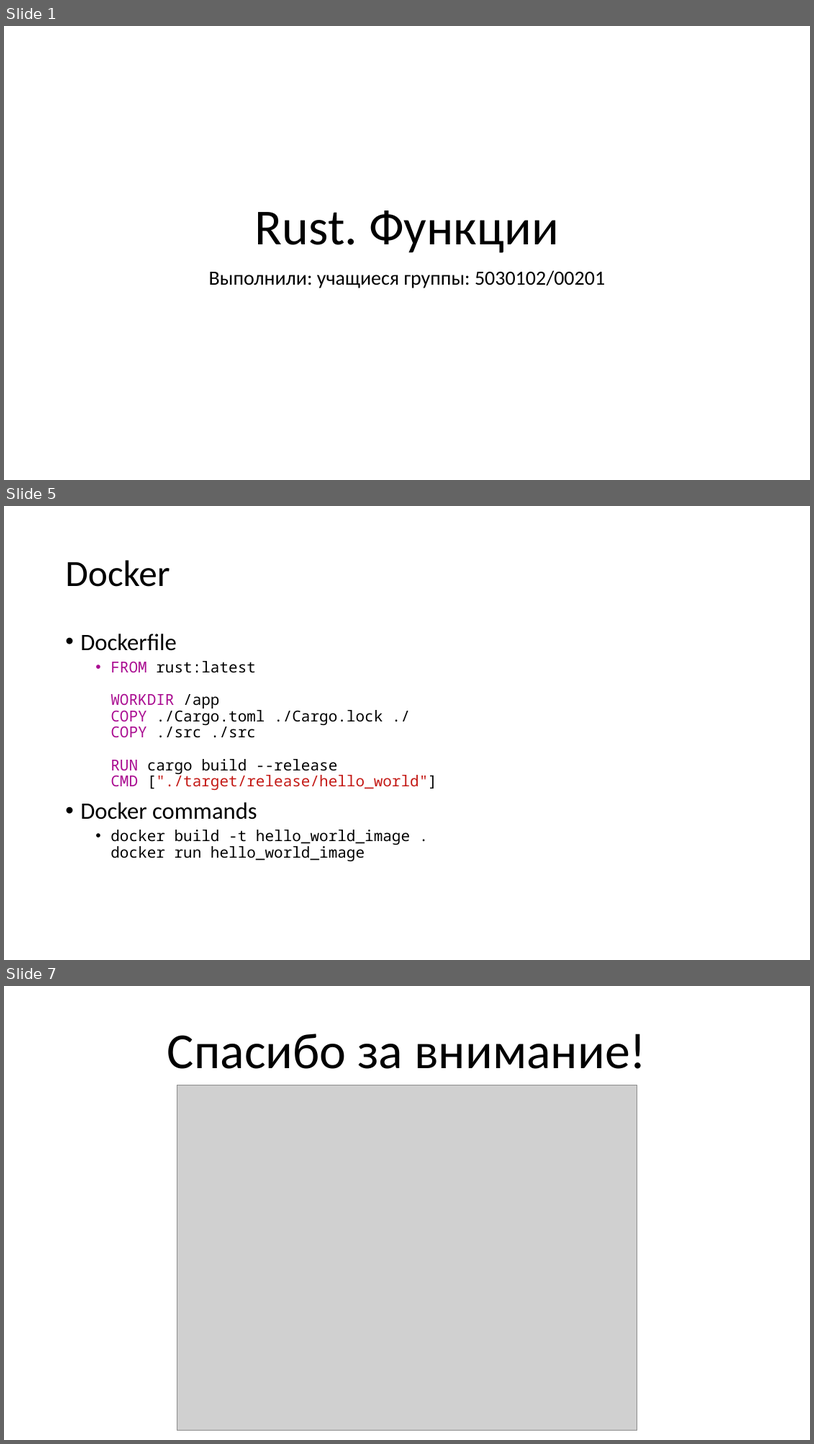
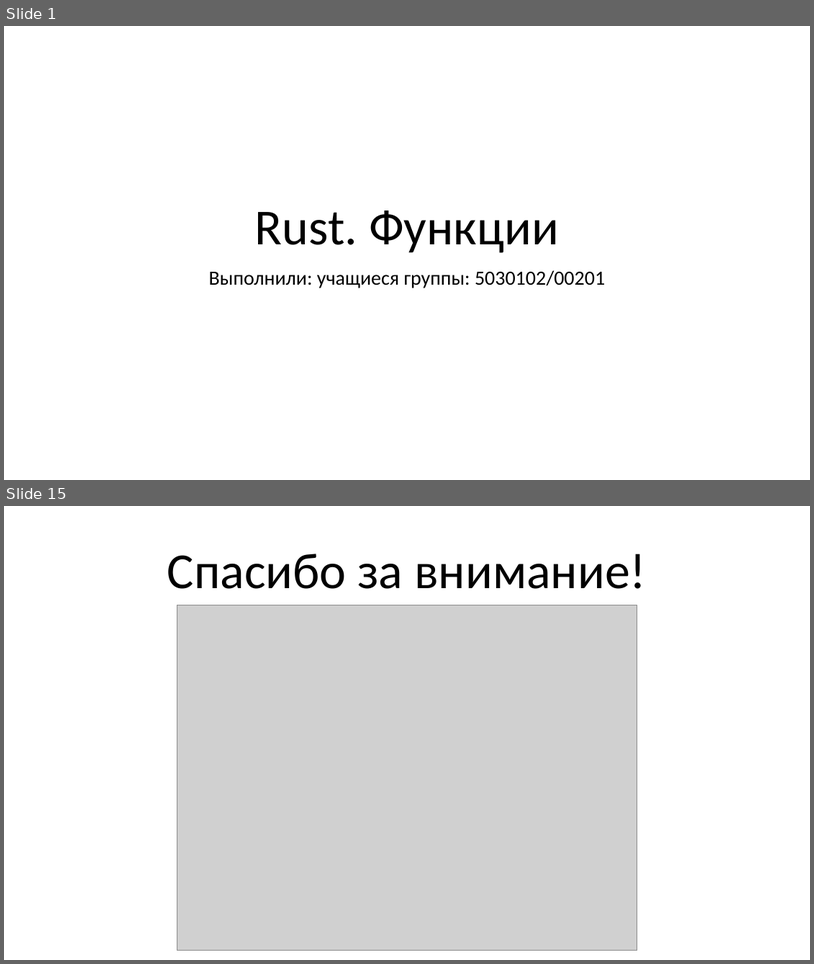
Before and after one commit to Katalien/New-programming-languages, a slide deck: reports/functions/functions.pptx. Shown one above the other, each under a label of ours: slides 1, 5 and 7 before the commit, slides 1 and 15 after it; the slides between them are not shown. The pictures are 814x1444 and 814x964 pixels, drawn with LibreOffice and Linux fonts; fonts in the diff are those of the drawing; grey boxes stand for pictures. Boxes give left, top, right and bottom in pixels: in the first picture for what was removed or moved away, otherwise in the second. Text is boxed around its words. In the diff, an @@ line names an element or a change of style, - is before the commit and + after.

```diff
--- a/reports/functions/functions.pptx
+++ b/reports/functions/functions.pptx
@@ slide 5 removed at [4, 506, 810, 960], background #FFFFFF @@
@@ title removed at [65, 560, 170, 587] @@
-Docker
@@ text removed at [80, 633, 437, 861] @@
-• Dockerfile
-  • FROM rust:latest
-    WORKDIR /app
-    COPY ./Cargo.toml ./Cargo.lock ./
-    COPY ./src ./src
-    RUN cargo build --release
-    CMD ["./target/release/hello_world"]
-• Docker commands
-  • docker build -t hello_world_image .
-    docker run hello_world_image
@@ what was slide 7 is now slide 15 @@
```
Also in this commit, not shown: 2 slides changed, 11 slides added, 2 other slides removed, 2 other files.
